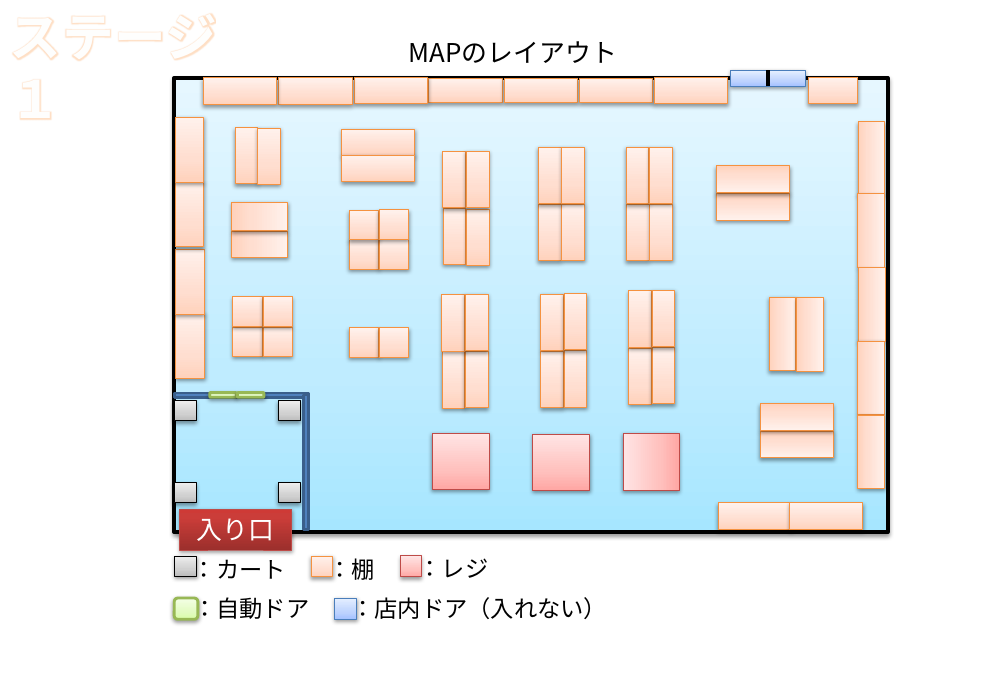
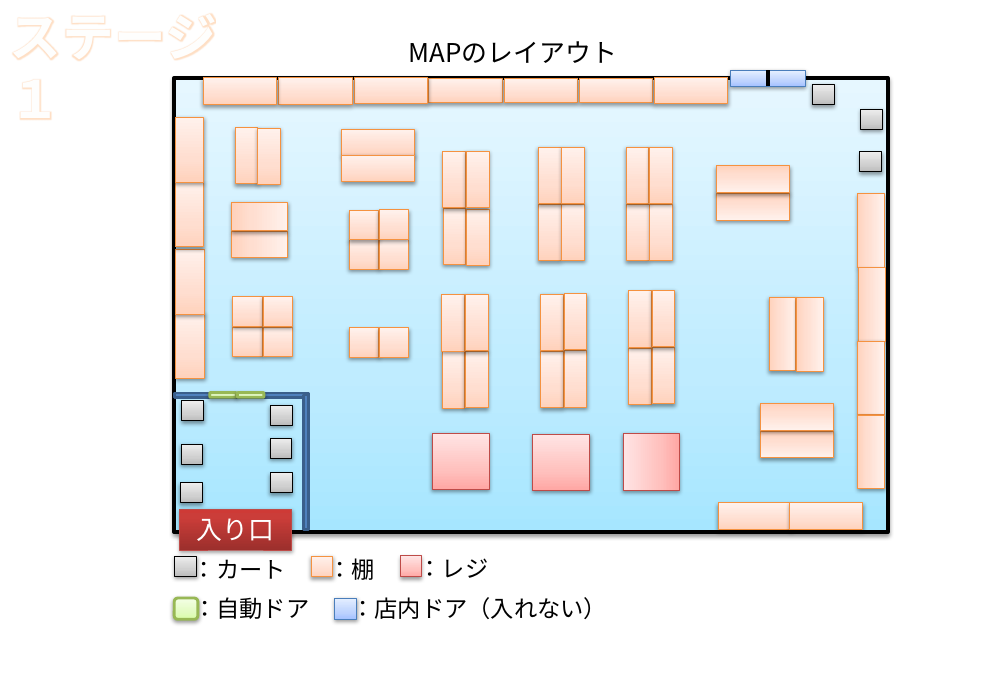
Before and after one commit to H29LatterPeriodTeam07/team07, a slide deck: slide 1 of ステージ1考案.pptx. Drawn at 1008x698 pixels with LibreOffice and Linux fonts; fonts in the diff are those of the drawing; background and template pictures are left out. Boxes give left, top, right and bottom in pixels: in the first picture for what was removed or moved away, otherwise in the second. Text is boxed around its words. In the diff, an @@ line names an element or a change of style, - is before the commit and + after.

```diff
--- a/ステージ1考案.pptx
+++ b/ステージ1考案.pptx
@@ rectangle: place and size @@
-rectangle at <box>809,77,858,104</box>
+rectangle at <box>813,85,835,105</box>
@@ rectangle at <box>813,85,835,105</box>: fill gradient #FFD2BD to #FFDED0 to #FFF2ED to gradient #BDBDBD to #D1D1D1 to #EEEEEE; outline #F69240 0.75 pt to #000000 0.75 pt @@
@@ rectangle added at <box>861,110,882,130</box>, fill gradient #BDBDBD to #D1D1D1 to #EEEEEE, outline #000000 0.75 pt @@
@@ rectangle at <box>860,152,882,172</box>: fill gradient #FFD2BD to #FFDED0 to #FFF2ED to gradient #BDBDBD to #D1D1D1 to #EEEEEE; outline #F69240 0.75 pt to #000000 0.75 pt; rotation 90 to 0 degrees @@
@@ rectangle added at <box>181,401,204,422</box>, fill gradient #BDBDBD to #D1D1D1 to #EEEEEE, outline #000000 0.75 pt @@
@@ rectangle: place and size @@
-rectangle at <box>174,401,196,422</box>
+rectangle at <box>271,405,293,425</box>
@@ rectangle added at <box>181,444,203,464</box>, fill gradient #BDBDBD to #D1D1D1 to #EEEEEE, outline #000000 0.75 pt @@
@@ rectangle: place and size @@
-rectangle at <box>278,401,301,422</box>
+rectangle at <box>271,438,292,459</box>
@@ rectangle: place and size @@
-rectangle at <box>174,483,196,504</box>
+rectangle at <box>271,473,293,493</box>
@@ rectangle: place and size @@
-rectangle at <box>278,483,301,504</box>
+rectangle at <box>181,483,203,504</box>
```
Also in this commit, not shown: 4 other slides changed, 3 slides added, 4 other files.
